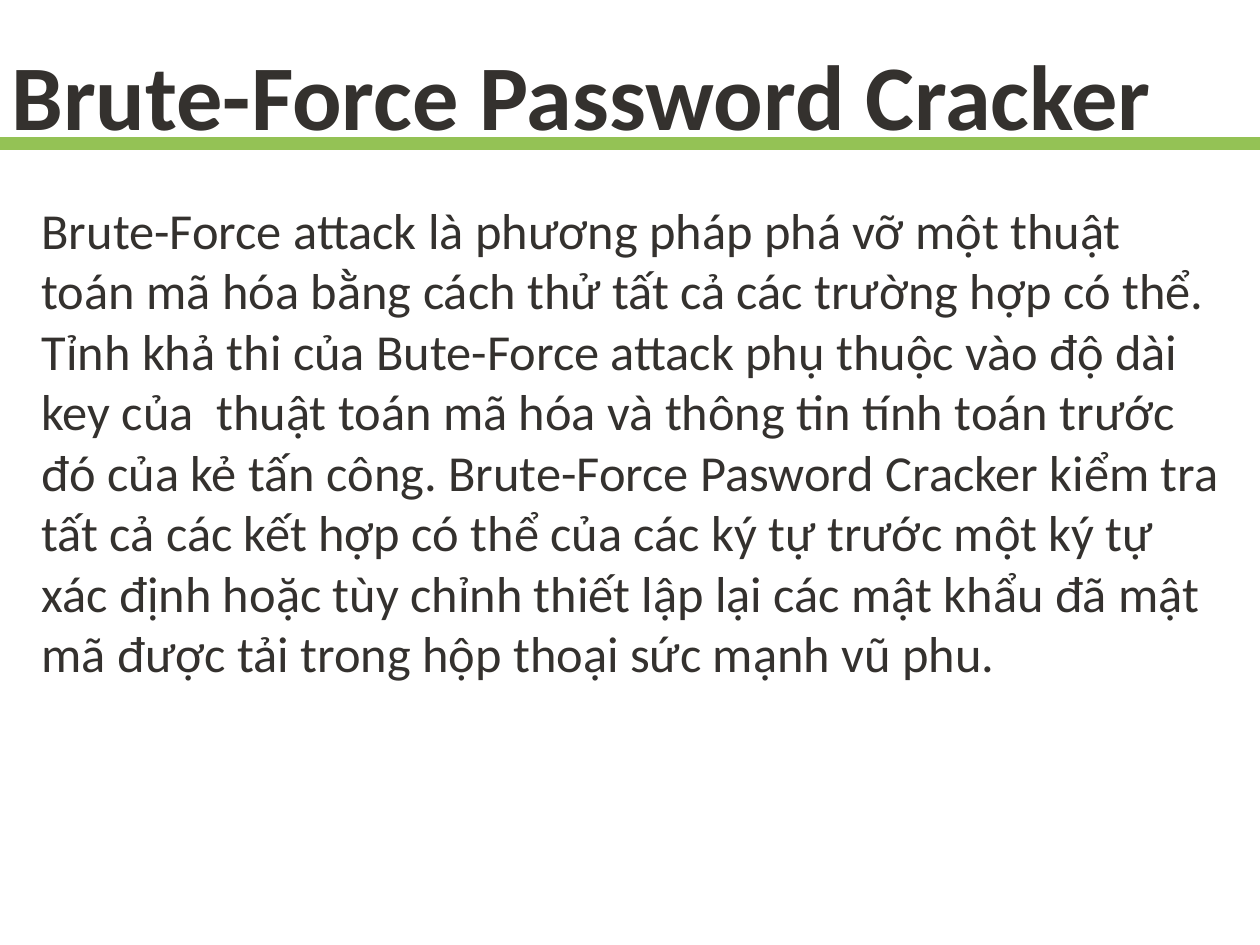
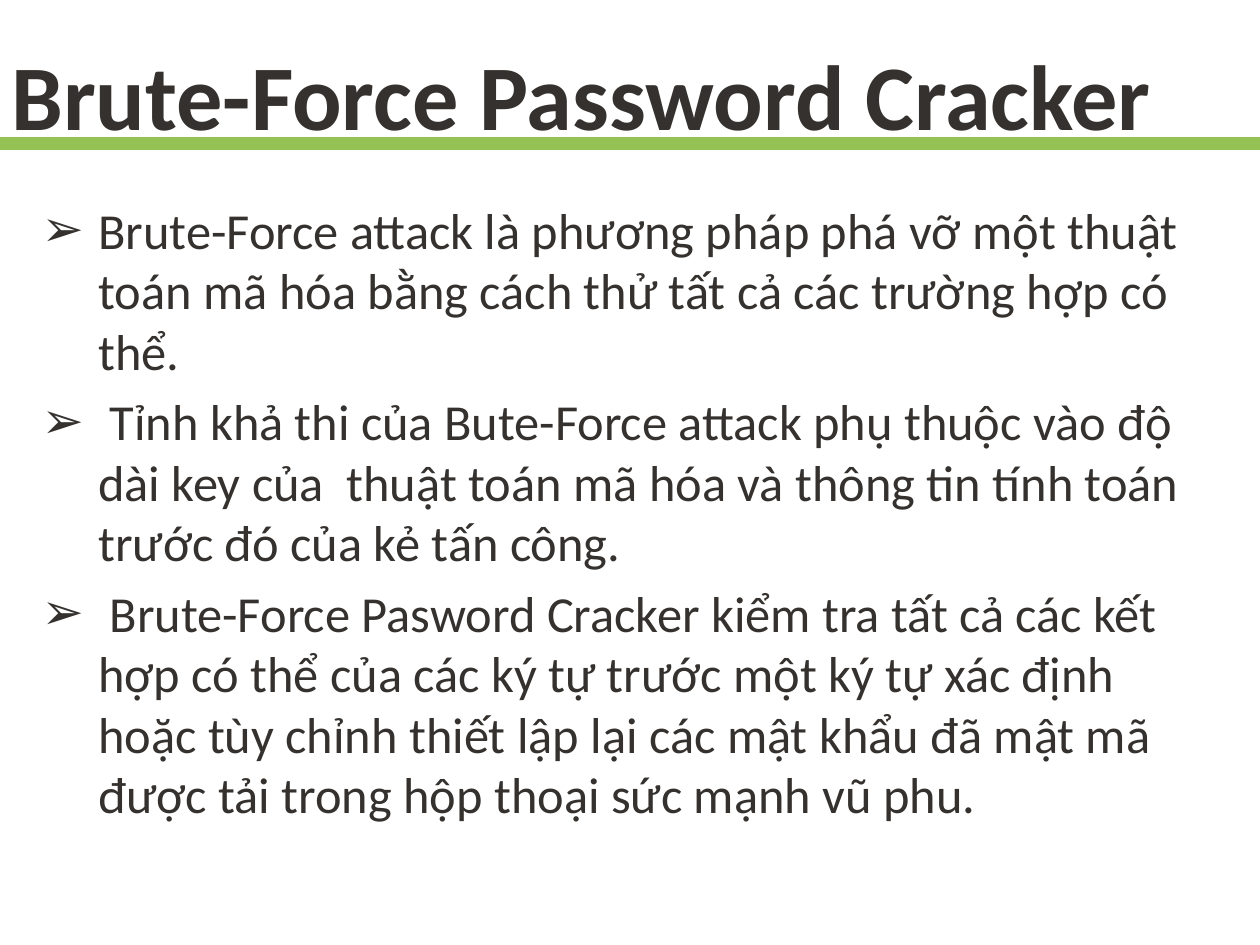
Before and after one commit to daotk/cdkpt, a slide deck: slide 13 of CDBM/Team Assignment 01/Team02-edit.pptx. Drawn at 1260x945 pixels with LibreOffice and Linux fonts; fonts in the diff are those of the drawing; background and template pictures are left out. Boxes give left, top, right and bottom in pixels: in the first picture for what was removed or moved away, otherwise in the second. Text is boxed around its words. In the diff, an @@ line names an element or a change of style, - is before the commit and + after.

```diff
--- a/CDBM/Team Assignment 01/Team02-edit.pptx
+++ b/CDBM/Team Assignment 01/Team02-edit.pptx
@@ text at <box>98,214,1179,822</box>: text changed @@
-Brute-Force attack là phương pháp phá vỡ một thuật toán mã hóa bằng cách thử tất cả các trường hợp có thể. Tỉnh khả thi của Bute-Force attack phụ thuộc vào độ dài key của thuật toán mã hóa và thông tin tính toán trước đó của kẻ tấn công. Brute-Force Pasword Cracker kiểm tra tất cả các kết hợp có thể của các ký tự trước một ký tự xác định hoặc tùy chỉnh thiết lập lại các mật khẩu đã mật mã được tải trong hộp thoại sức mạnh vũ phu.
+➢ Brute-Force attack là phương pháp phá vỡ một thuật toán mã hóa bằng cách thử tất cả các trường hợp có thể.
+➢ Tỉnh khả thi của Bute-Force attack phụ thuộc vào độ dài key của thuật toán mã hóa và thông tin tính toán trước đó của kẻ tấn công.
+➢ Brute-Force Pasword Cracker kiểm tra tất cả các kết hợp có thể của các ký tự trước một ký tự xác định hoặc tùy chỉnh thiết lập lại các mật khẩu đã mật mã được tải trong hộp thoại sức mạnh vũ phu.
```
